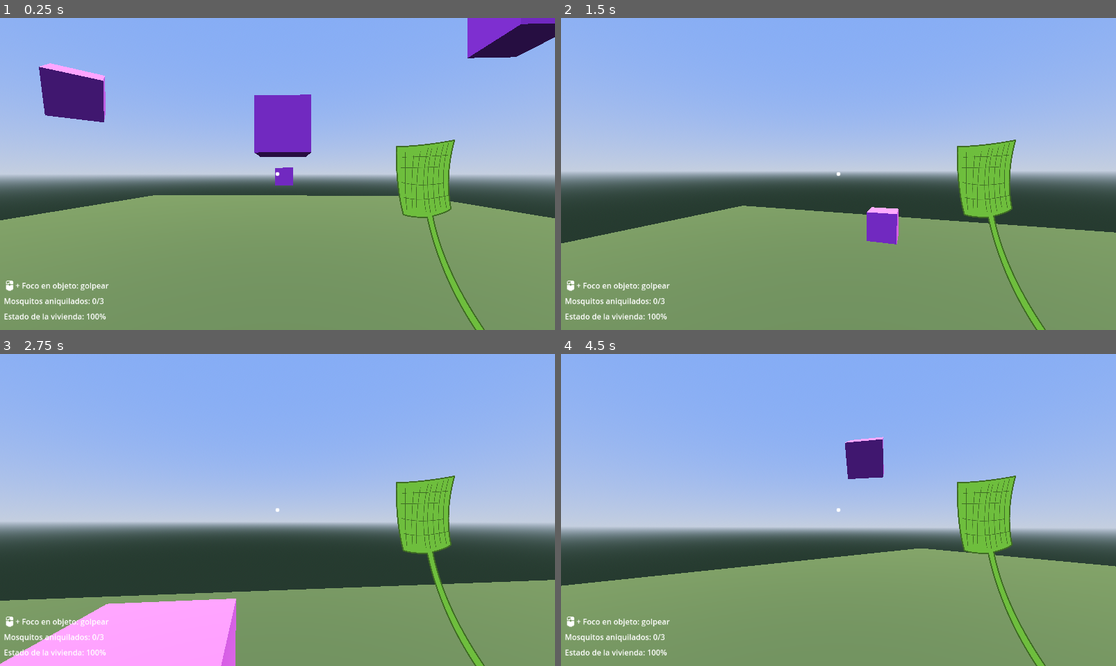
Above: before the commit, frames 1-4 (two rows, left to right).
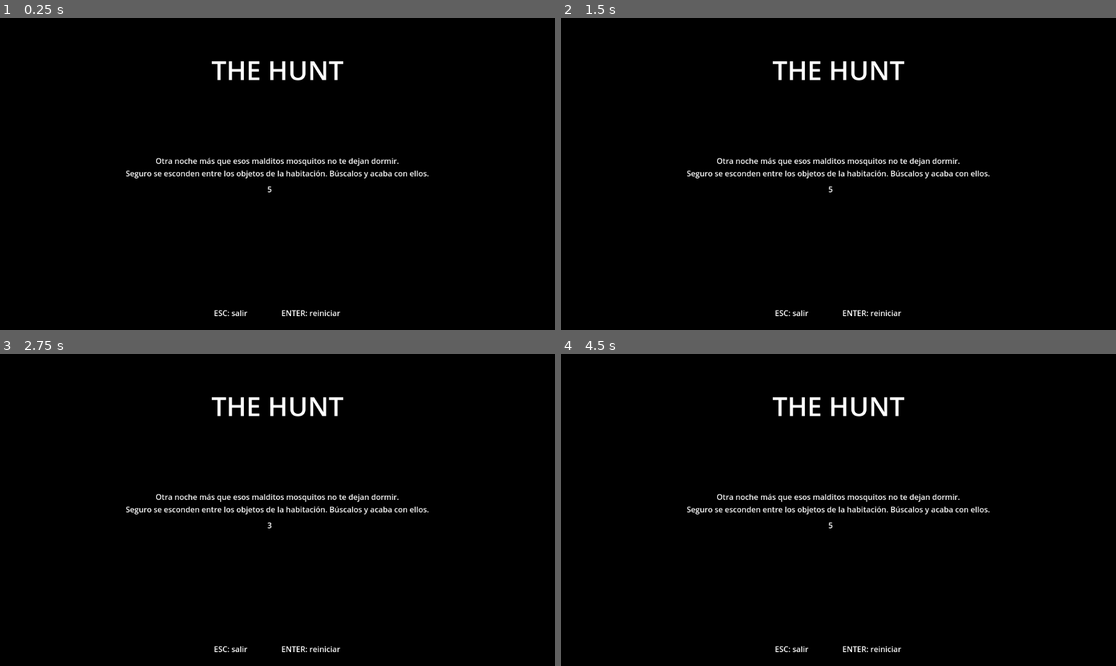
Above: after the commit, the same moments.

Repository: aaroca/thehunt-godot
Game: Godot game, scene res://scenes/main.tscn
Same seed, same stepped clock (60 frames per second), same inputs: the game is played once before the commit and once after it.
Inputs (mouse positions are in pixels of both pictures, inside the frame that each line leads up to):
- Up to frame 1 (0.25 s): no input
- Up to frame 2 (1.5 s): tap Enter (restart) at 0.5 s; move the mouse to (866, 174) at 0.52 s; press the mouse at (866, 174) at 0.53 s; hold Up (ui_up) from 0.53 s (still down); tap Keypad Enter (ui_accept) at 0.77 s; move the mouse to (810, 174) at 1.27 s; release the mouse at (810, 174) at 1.28 s; click (810, 174) at 1.35 s
- Up to frame 3 (2.75 s): keep holding Up (ui_up); tap Keypad Enter (ui_accept) at 1.52 s; move the mouse to (288, 503) at 2.02 s; press the mouse at (288, 503) at 2.03 s
- Up to frame 4 (4.5 s): keep holding Up (ui_up); move the mouse to (832, 516) at 2.77 s; release the mouse at (832, 516) at 2.78 s; click (832, 516) at 2.85 s; tap Keypad Enter (ui_accept) at 3.02, 3.5, 3.77 s; move the mouse to (877, 513) at 3.52 s; press the mouse at (877, 513) at 3.53 s; tap Enter (restart) at 4.25 s; move the mouse to (794, 506) at 4.27 s; release the mouse at (794, 506) at 4.28 s; click (794, 506) at 4.35 s

The runs differ from the first frame. In frame 1, 100% of the frame differs, in the area x 0-100%, y 0-100%; in frame 2, 100%; in frame 3, 100%; in frame 4, 100%.
Error in both runs: Invalid call. Nonexistent function 'selectMesh' in base 'StaticBody3D'. (res://scripts/camera.gd:28)

Commit message:
Minor info adjustement

Diff:
--- a/prefabs/player.tscn
+++ b/prefabs/player.tscn
@@ -113,6 +113,7 @@
 expand_mode = 1
 
 [node name="controllers" type="Label" parent="playerCollision/playerShape/mainCamera/mouse"]
+layout_mode = 0
 offset_left = 24.0
 offset_right = 203.0
 offset_bottom = 26.0
@@ -252,8 +253,6 @@
 vertical_alignment = 1
 
 [node name="titleScreen" type="ColorRect" parent="playerCollision/playerShape/mainCamera"]
-process_mode = 4
-visible = false
 anchors_preset = 15
 anchor_right = 1.0
 anchor_bottom = 1.0
@@ -262,7 +261,7 @@
 color = Color(0, 0, 0, 1)
 script = ExtResource("8_5ylce")
 
-[node name="mainTheme" type="Label" parent="playerCollision/playerShape/mainCamera/titleScreen"]
+[node name="info" type="Label" parent="playerCollision/playerShape/mainCamera/titleScreen"]
 layout_mode = 1
 anchors_preset = 14
 anchor_top = 0.5
@@ -272,7 +271,8 @@
 offset_bottom = -2.0
 grow_horizontal = 2
 grow_vertical = 2
-text = "Otra más noche que esos malditos mosquitos no te dejan dormir. Acaba con ellos."
+text = "Otra noche más que esos malditos mosquitos no te dejan dormir.
+Seguro se esconden entre los objetos de la habitación. Búscalos y acaba con ellos."
 horizontal_alignment = 1
 vertical_alignment = 1
 
@@ -316,7 +316,7 @@
 vertical_alignment = 1
 
 [node name="titleTimer" type="Timer" parent="playerCollision/playerShape/mainCamera/titleScreen"]
-wait_time = 3.0
+wait_time = 5.0
 
 [node name="debugTimeout" type="Timer" parent="."]
 wait_time = 2.0
